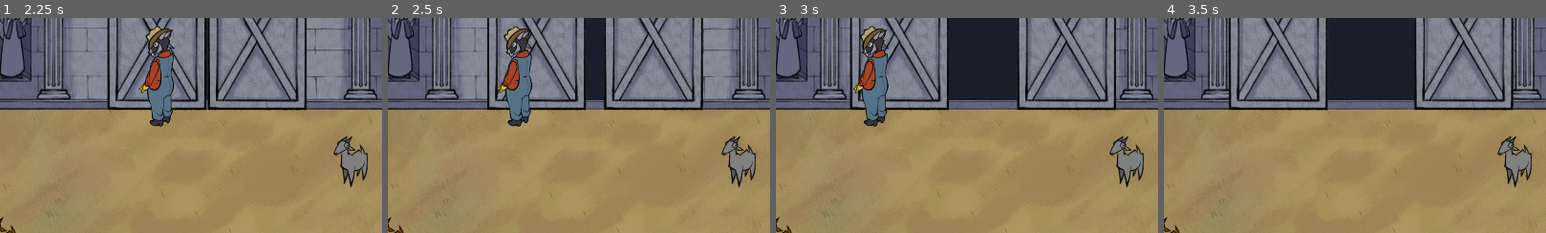
Above: before the commit, frames 1-4 (left to right).
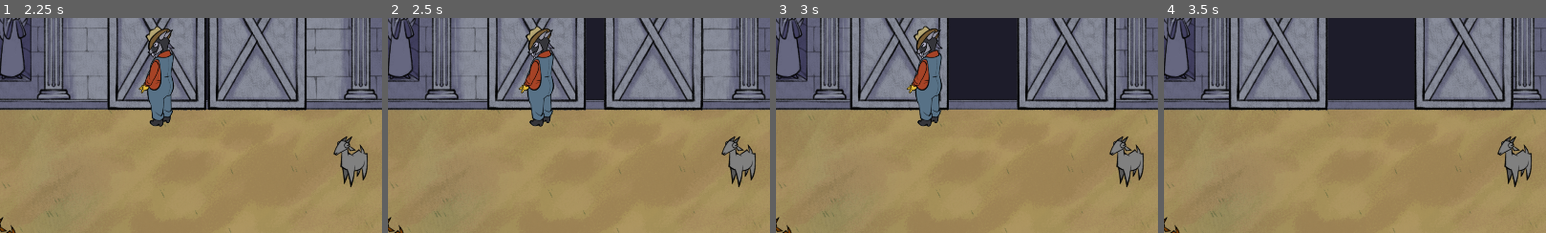
Above: after the commit, the same moments.

Repository: jadicodes/goat-game
Game: Godot game, scene res://farm/farm.tscn
Same seed, same stepped clock (60 frames per second), same inputs: the game is played once before the commit and once after it.
Inputs (mouse positions are % of the whole screen's width and height, from its top left):
- Up to frame 1 (2.25 s): tap Enter at 0.5 s; move the mouse to (45, 70) at 0.52 s; hold W (move_up) 0.53-1.25 s; hold E (interact) 0.53-1.25 s; click (45, 70) at 0.67 s; drag from (80, 65) to (50, 20) at 1.27 s; tap Space at 2 s; move the mouse to (20, 35) at 2.02 s; hold A (move_left) from 2.03 s (still down); hold Shift from 2.03 s (still down)
- Up to frame 2 (2.5 s): keep holding A (move_left); keep holding Shift; tap E (interact) at 2.3 s
- Up to frame 3 (3 s): release A (move_left) at 2.75 s; release Shift at 2.75 s; drag from (55, 50) to (23, 66) at 2.77 s
- Up to frame 4 (3.5 s): no input
The pictures show only the part of the screen within x 23-73%, y 11-61%; the shares and areas given below are measured in that part.

Frame 1 is identical in both runs. In frame 2, 4.8% of the frame differs, in the area x 28-44%, y 3-51%; in frame 3, 5.1%, in the area x 20-44%, y 3-51%; in frame 4, nothing differs.

Commit message:
Convert sleep and sacrifice to barn actions

Diff:
--- a/project/barn/barn.gd
+++ b/project/barn/barn.gd
@@ -3,14 +3,25 @@
 
 signal day_advanced
 
+const SACRIFICE_DURATION := 0.5
+
+@export var _farmer: Farmer
+
 @onready var _conductor: BarnActionConductor = %BarnActionConductor
 @onready var _animation_player: AnimationPlayer = %AnimationPlayer
+@onready var _barn_door: BarnDoor = %BarnDoor
 
 
 func go_to_sleep() -> void:
-	_animation_player.play("barn_sleep")
+	_farmer.process_mode = Node2D.PROCESS_MODE_DISABLED
 
-	await _animation_player.animation_finished
+	await _barn_door.open()
+
+	_farmer.visible = false
+
+	await _barn_door.close()
+
+	await _play_sleep_animation()
 
 	_animation_player.play("barn_shake")
 
@@ -18,8 +29,34 @@
 
 	_animation_player.stop()
 
-	_animation_player.play_backwards("barn_sleep")
+	await _play_wake_animation()
 
+	await _barn_door.open()
+
+	_farmer.visible = true
+
+	await _barn_door.close()
+
+	_farmer.process_mode = Node2D.PROCESS_MODE_INHERIT
+
+	day_advanced.emit()
+
+
+func sacrifice() -> void:
+	_animation_player.play("sacrifice")
 	await _animation_player.animation_finished
 
-	day_advanced.emit()
+	await get_tree().create_timer(SACRIFICE_DURATION).timeout
+
+	_animation_player.play_backwards("sacrifice")
+	await _animation_player.animation_finished
+
+
+func _play_sleep_animation() -> void:
+	_animation_player.play("barn_sleep")
+	await _animation_player.animation_finished
+
+
+func _play_wake_animation() -> void:
+	_animation_player.play_backwards("barn_sleep")
+	await _animation_player.animation_finished
--- a/project/barn/barn.tscn
+++ b/project/barn/barn.tscn
@@ -170,6 +170,7 @@
 texture = ExtResource("9_1sw7u")
 
 [node name="BarnDoor" parent="." node_paths=PackedStringArray("_conductor") instance=ExtResource("2_slllp")]
+unique_name_in_owner = true
 collision_layer = 5
 _conductor = NodePath("../BarnActionConductor")
 
--- a/project/barn/barn_action/barn_action.gd
+++ b/project/barn/barn_action/barn_action.gd
@@ -1,6 +1,7 @@
 class_name BarnAction
 extends RefCounted
 
+var is_instantaneous := false
 var conductor: BarnActionConductor
 
 
--- a/project/barn/barn_action/barn_action_conductor.gd
+++ b/project/barn/barn_action/barn_action_conductor.gd
@@ -2,12 +2,16 @@
 extends Node
 
 static var barn_action_classes: Array[GDScript] = [
+	SleepBarnAction,
+	SacrificeGoatBarnAction,
 	BreedGoatBarnAction,
 ]
 
 @export var goat_breeder: GoatBreeder
 
 var _barn_actions: Array[BarnAction] = []
+
+@onready var barn: Barn = get_parent()
 
 
 func add_goats(goats: Array[Goat]) -> void:
@@ -17,8 +21,7 @@
 		if not barn_action_class.is_applicable(data):
 			continue
 
-		var barn_action: BarnAction = barn_action_class.new(self, data)
-		_barn_actions.append(barn_action)
+		await _add_action(barn_action_class.new(self, data))
 		return
 
 	print("No applicable barn action found for the given goats.")
@@ -41,3 +44,13 @@
 		print("Cancelled barn action: ", barn_action)
 
 	_barn_actions.clear()
+
+
+func _add_action(barn_action: BarnAction) -> void:
+	if barn_action.is_instantaneous:
+		print("Barn action is instantaneous, activating immediately.")
+		await barn_action.activate()
+		return
+
+	_barn_actions.append(barn_action)
+	print("Added barn action: ", barn_action)
--- a/project/barn/barn_action/sacrifice_goat_barn_action.gd
+++ b/project/barn/barn_action/sacrifice_goat_barn_action.gd
@@ -7,20 +7,22 @@
 func _init(barn_action_conductor: BarnActionConductor, data: Dictionary = {}) -> void:
 	super._init(barn_action_conductor, data)
 
-	assert(data.has("goats"), "BreedGoatBarnAction requires 'goats' in data.")
+	is_instantaneous = true
+
+	assert(data.has("goats"), "SacrificeGoatBarnAction requires 'goats' in data.")
 
 	_goat = data.goats[0]
 
 
 func activate() -> void:
-	# Kill goat
-	# Add 1 goat soul
+	_goat.queue_free()
+	await conductor.barn.sacrifice()
 
-	_goat.state_machine.transition_to_next_state(GoatState.IDLE)
+	# TODO: Add goat soul
 
 
 static func is_applicable(data: Dictionary = {}) -> bool:
 	if not data.has("goats"):
 		return false
 
-	return data.goats.size() == 2
+	return data.goats.size() == 1
--- /dev/null
+++ b/project/barn/barn_action/sleep_barn_action.gd
@@ -0,0 +1,16 @@
+class_name SleepBarnAction
+extends BarnAction
+
+
+func _init(barn_action_conductor: BarnActionConductor, data: Dictionary = {}) -> void:
+	super._init(barn_action_conductor, data)
+
+	is_instantaneous = true
+
+
+func activate() -> void:
+	await conductor.barn.go_to_sleep()
+
+
+static func is_applicable(data: Dictionary = {}) -> bool:
+	return not data.has("goats") or data.goats.size() == 0
--- a/project/barn/barn_door.gd
+++ b/project/barn/barn_door.gd
@@ -15,7 +15,7 @@
 	var goats: Array[Goat] = caller.empty_goats()
 
 	if goats.is_empty():
-		_go_to_sleep(caller)
+		_conductor.add_goats([])
 		return
 
 	var bundle := GoatBundle.new(self, goats)
@@ -29,7 +29,7 @@
 	bundle.complete.connect(_bundle_complete.bind(bundle))
 
 	if open_doors:
-		_animation_player.play("door_open")
+		await open()
 
 
 func add_goat(goat: Goat) -> void:
@@ -44,70 +44,22 @@
 	_goats_to_bundles.erase(goat)
 
 	if _goats_to_bundles.is_empty():
-		_animation_player.play_backwards("door_open")
+		await close()
+
+
+func open() -> void:
+	_animation_player.play("door_open")
+	await _animation_player.animation_finished
+
+
+func close() -> void:
+	_animation_player.play_backwards("door_open")
+	await _animation_player.animation_finished
 
 
 func _bundle_complete(bundle: GoatBundle) -> void:
 	_conductor.add_goats(bundle.get_goats())
 	bundle.complete.disconnect(_bundle_complete)
-
-
-func _sacrifice_goat(farmer: Node2D) -> void:
-	_animation_player.play("door_open")
-
-	await _animation_player.animation_finished
-
-	farmer.visible = false
-
-	_animation_player.play_backwards("door_open")
-
-	await _animation_player.animation_finished
-
-	_animation_player.play("sacrifice")
-
-	# Update souls
-
-	await _animation_player.animation_finished
-
-	_animation_player.play_backwards("sacrifice")
-
-	await _animation_player.animation_finished
-
-	_animation_player.play("door_open")
-
-	await _animation_player.animation_finished
-
-	farmer.visible = true
-
-	_animation_player.play_backwards("door_open")
-
-	await _animation_player.animation_finished
-
-
-func _go_to_sleep(farmer: Node2D) -> void:
-	_animation_player.play("door_open")
-
-	await _animation_player.animation_finished
-
-	farmer.visible = false
-	farmer.process_mode = Node2D.PROCESS_MODE_DISABLED
-
-	_animation_player.play_backwards("door_open")
-
-	await _animation_player.animation_finished
-
-	await get_parent().go_to_sleep()
-
-	_animation_player.play("door_open")
-
-	await _animation_player.animation_finished
-
-	farmer.visible = true
-	farmer.process_mode = Node2D.PROCESS_MODE_INHERIT
-
-	_animation_player.play_backwards("door_open")
-
-	await _animation_player.animation_finished
 
 
 class GoatBundle extends RefCounted:
--- a/project/farm/farm.tscn
+++ b/project/farm/farm.tscn
@@ -30,9 +30,10 @@
 grow_vertical = 2
 texture = ExtResource("1_a1lvl")
 
-[node name="Barn" parent="." instance=ExtResource("1_ukrf4")]
+[node name="Barn" parent="." node_paths=PackedStringArray("_farmer") instance=ExtResource("1_ukrf4")]
 unique_name_in_owner = true
 position = Vector2(960, 155)
+_farmer = NodePath("../Farmer")
 
 [node name="Farmer" parent="." instance=ExtResource("1_at1a1")]
 y_sort_enabled = true
Not shown, added: project/barn/barn_action/sleep_barn_action.gd.uid
Not shown: 1 places in project/goat/goat.tscn that only renumber resources
Not shown: 1 places in project/shopper/shopper.tscn that only renumber resources
